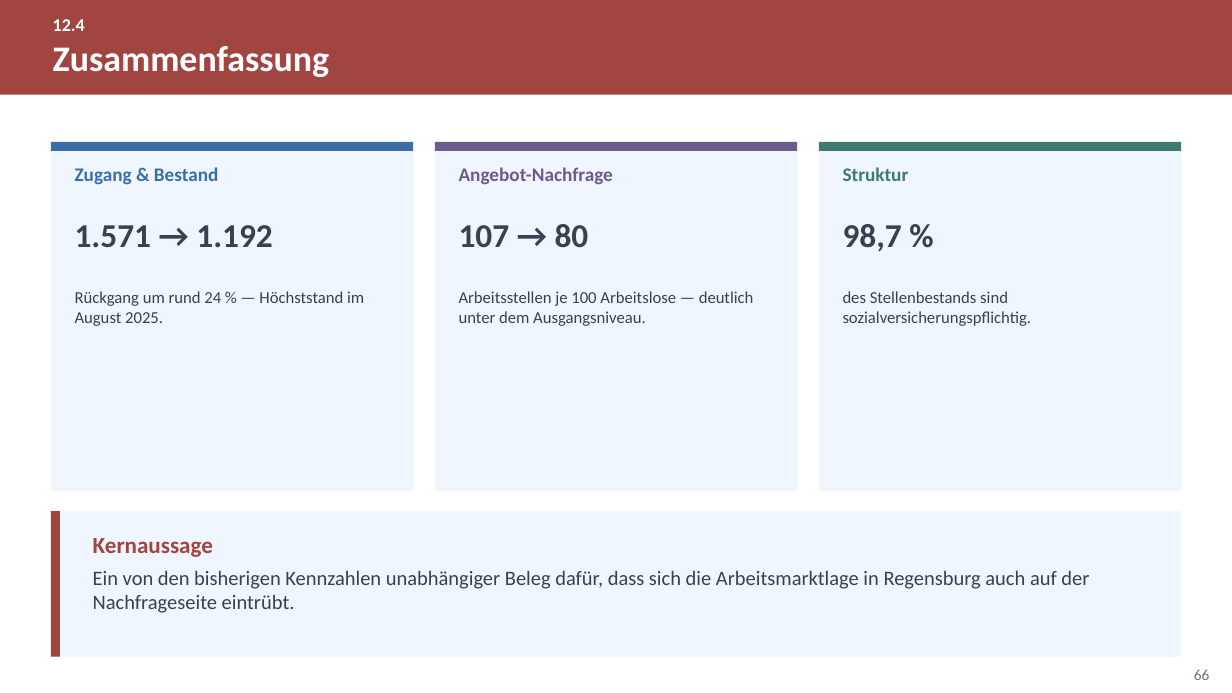
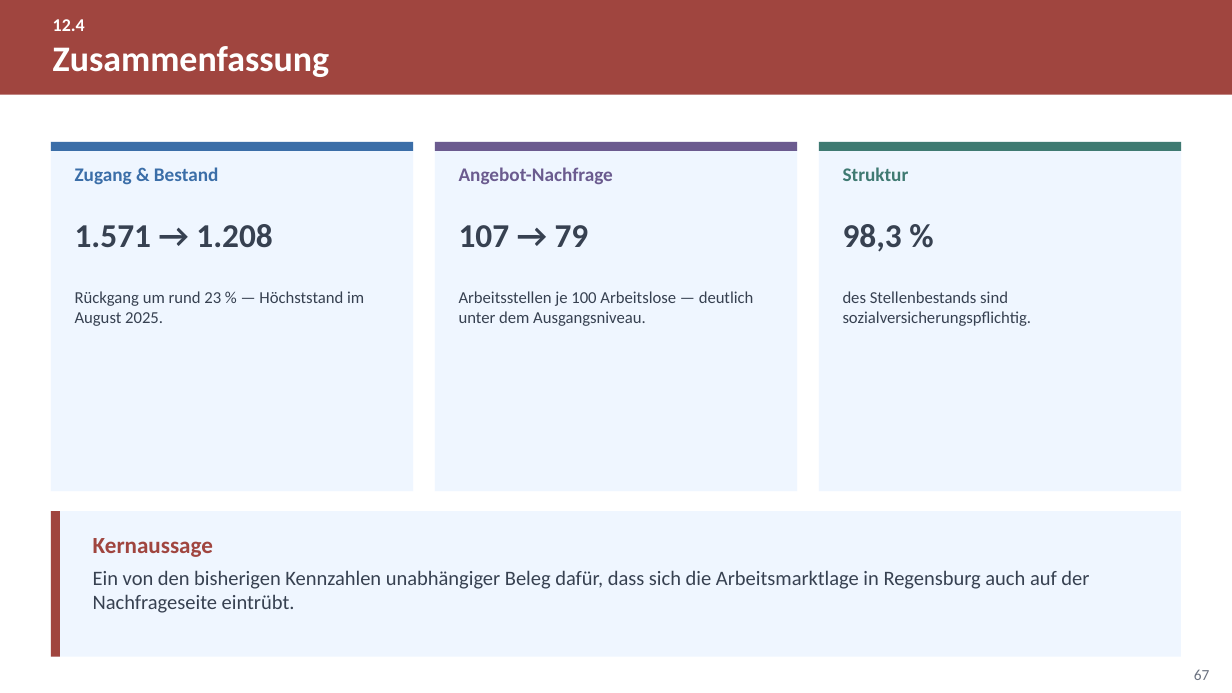
Before and after one commit to eufunk/arbeitsmarkt-regensburg, a slide deck: slide 67 of Docs/Projektpraesentation.pptx (slide 66 before the commit). Drawn at 1232x693 pixels with LibreOffice and Linux fonts; fonts in the diff are those of the drawing. Boxes give left, top, right and bottom in pixels: in the first picture for what was removed or moved away, otherwise in the second. Text is boxed around its words. In the diff, an @@ line names an element or a change of style, - is before the commit and + after.

```diff
--- a/Docs/Projektpraesentation.pptx
+++ b/Docs/Projektpraesentation.pptx
@@ text at <box>75,224,272,247</box>: text changed @@
-1.571 → 1.192
+1.571 → 1.208
@@ text at <box>459,225,589,247</box>: text changed @@
-107 → 80
+107 → 79
@@ text at <box>843,224,902,252</box>: text changed @@
-98,7 %
+98,3 %
@@ text at <box>75,291,364,326</box>: text changed @@
-Rückgang um rund 24 % — Höchststand im August 2025.
+Rückgang um rund 23 % — Höchststand im August 2025.
@@ page number at <box>1194,669,1210,680</box>: text changed @@
-66
+67
```
Also in this commit, not shown: 59 other slides changed, 1 slide added, 1 other file.
